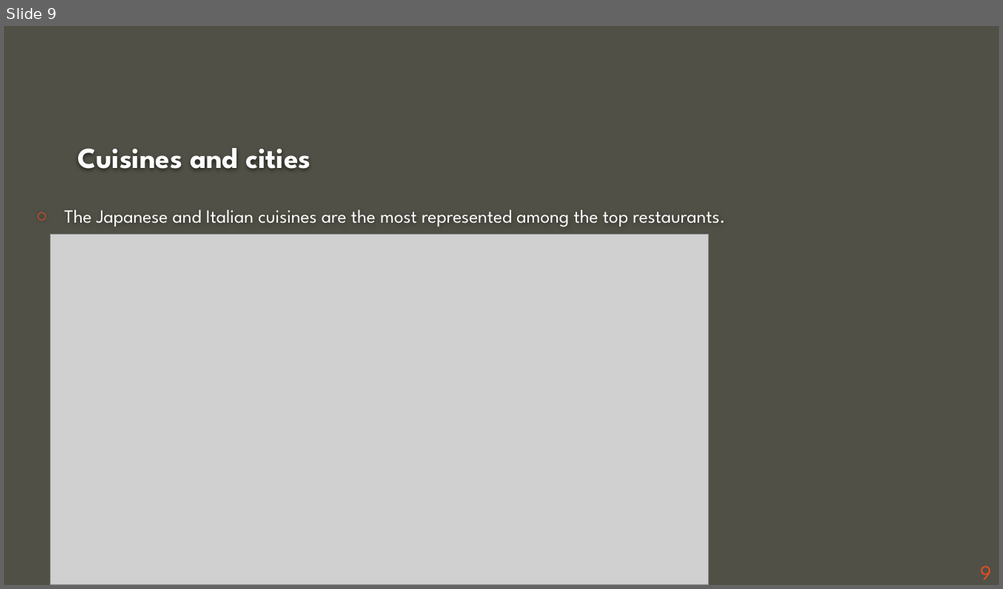
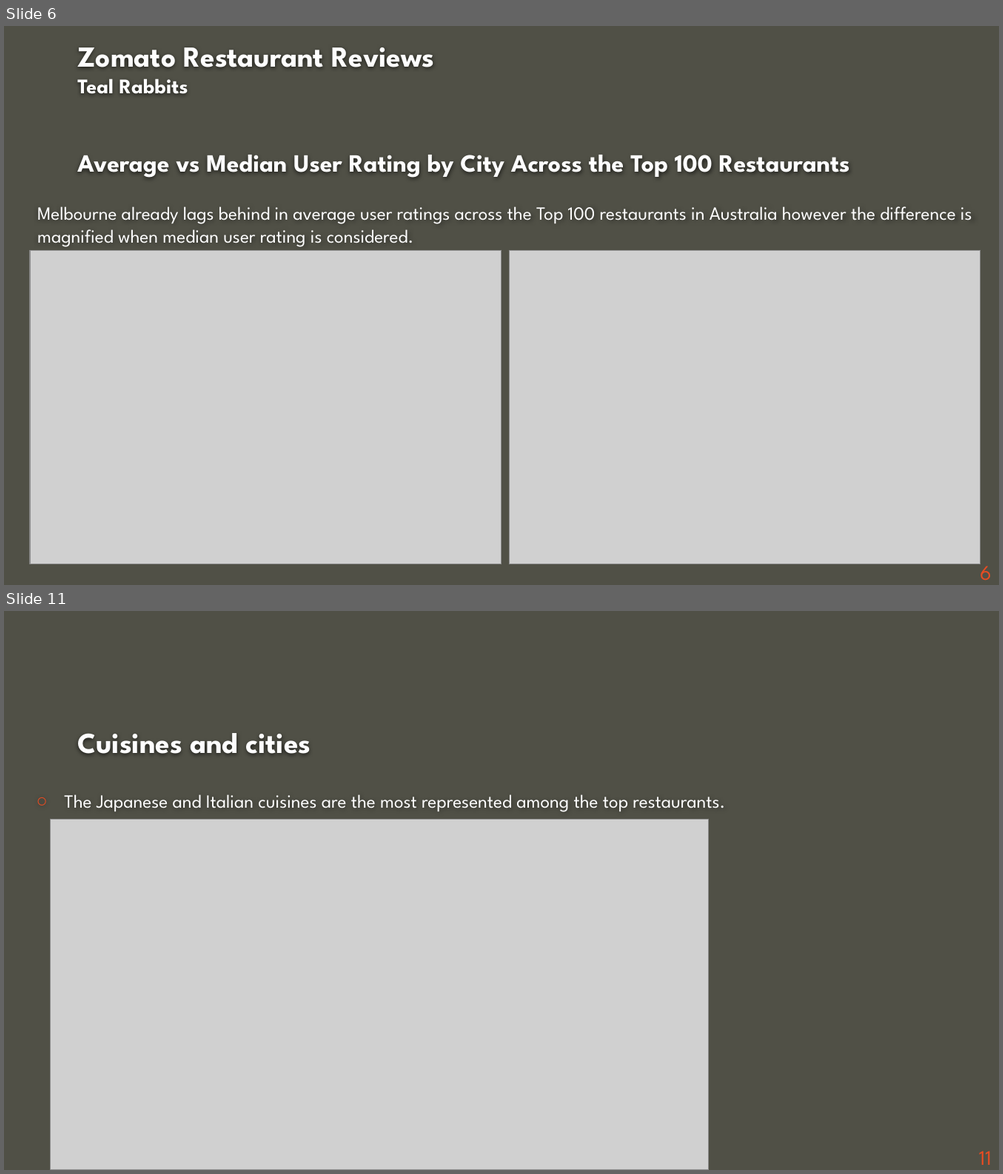
Before and after one commit to ashdrayton/Zomato-Restaurants-Reviews, a slide deck: Babette/Zomato_Presentation _BB.pptx. Shown one above the other, each under a label of ours: slide 9 before the commit, slides 6 and 11 after it; the slides between them are not shown. The pictures are 1003x589 and 1003x1174 pixels, drawn with LibreOffice and Linux fonts; fonts in the diff are those of the drawing; grey boxes stand for pictures; background and template pictures are left out. Boxes give left, top, right and bottom in pixels: in the first picture for what was removed or moved away, otherwise in the second. Text is boxed around its words. In the diff, an @@ line names an element or a change of style, - is before the commit and + after.

```diff
--- a/Babette/Zomato_Presentation _BB.pptx
+++ b/Babette/Zomato_Presentation _BB.pptx
@@ slide 6 added at bbox=[4, 26, 999, 585], background #505046 @@
@@ title added at bbox=[77, 47, 850, 178], 24 pt, text #FEFEFE, bold @@
+Zomato Restaurant Reviews
+Teal Rabbits
+Average vs Median User Rating by City Across the Top 100 Restaurants
@@ text added at bbox=[37, 207, 972, 247], 18 pt, text #FFFFFF @@
+Melbourne already lags behind in average user ratings across the Top 100 restaurants in Australia however the difference is magnified when median user rating is considered.
@@ picture added at bbox=[30, 250, 502, 565] @@
@@ picture added at bbox=[509, 250, 981, 565] @@
@@ page number added at bbox=[979, 560, 990, 581], 20 pt, text #E84C22 @@
+6
@@ what was slide 9 is now slide 11 @@
@@ page number at bbox=[979, 1151, 991, 1165]: text changed @@
-9
+11
```
Also in this commit, not shown: 4 slides changed, 1 other slide added, 12 other files.
